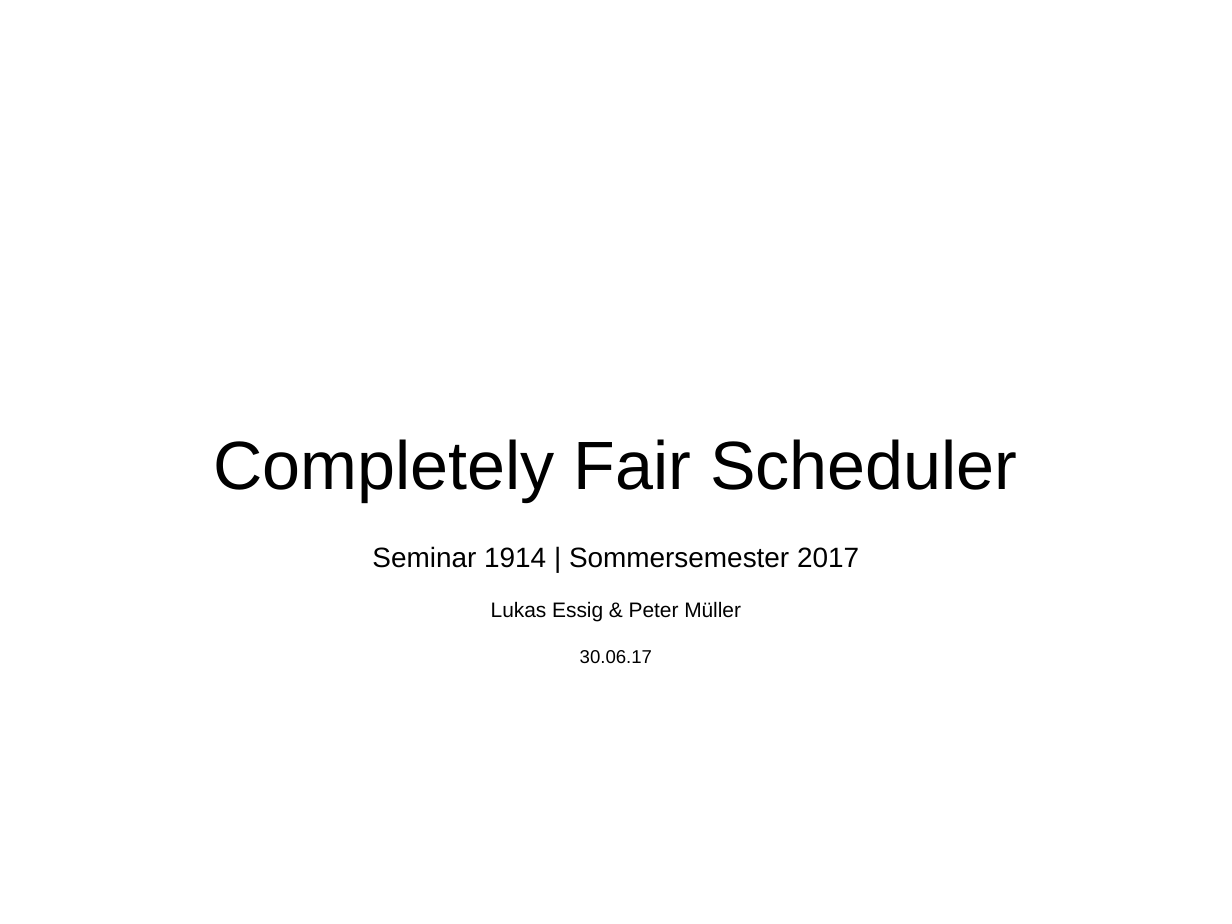
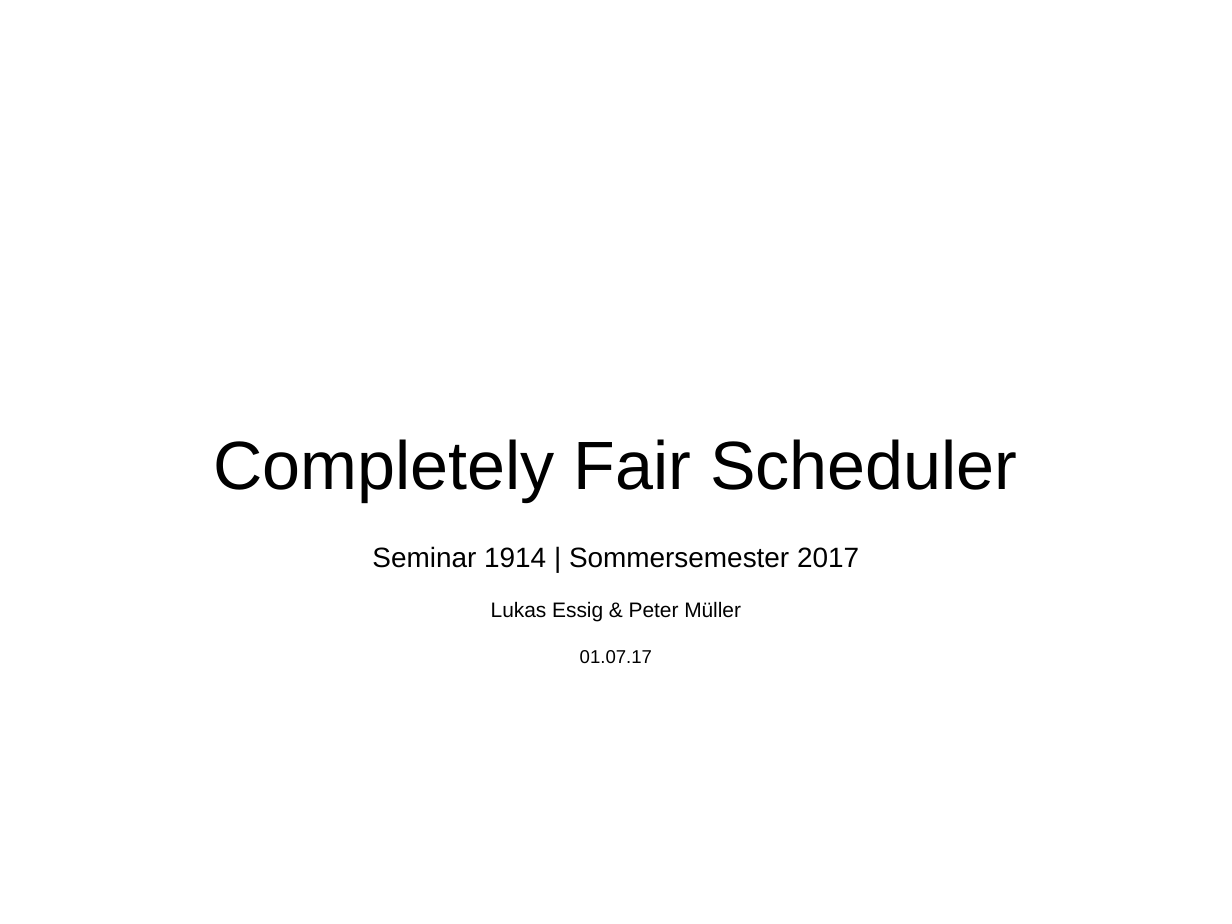
Before and after one commit to SeminararbeitCFS/main, a slide deck: slide 1 of vortrag/vortrag_CFS.odp. Drawn at 1232x924 pixels with LibreOffice and Linux fonts; fonts in the diff are those of the drawing; background and template pictures are left out. Boxes give left, top, right and bottom in pixels: in the first picture for what was removed or moved away, otherwise in the second. Text is boxed around its words. In the diff, an @@ line names an element or a change of style, - is before the commit and + after.

```diff
--- a/vortrag/vortrag_CFS.odp
+++ b/vortrag/vortrag_CFS.odp
@@ text at (x1=580, y1=650, x2=652, y2=664): text changed @@
-30.06.17
+01.07.17
```
Also in this commit, not shown: 3 other slides changed.
